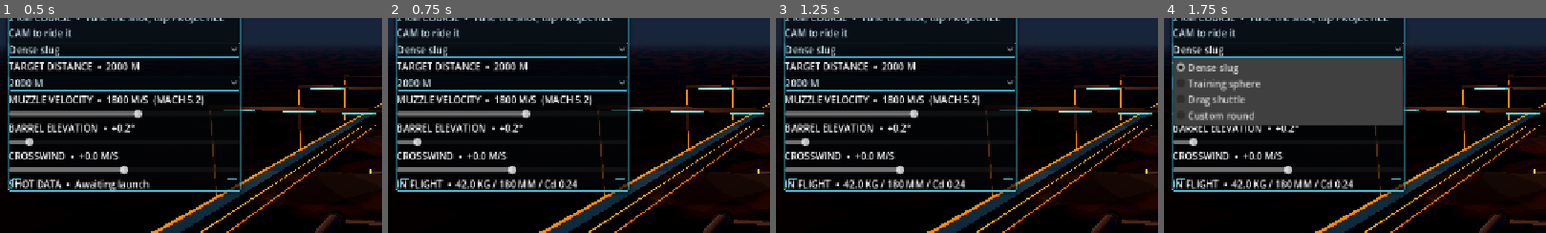
Above: before the commit, frames 1-4 (left to right).
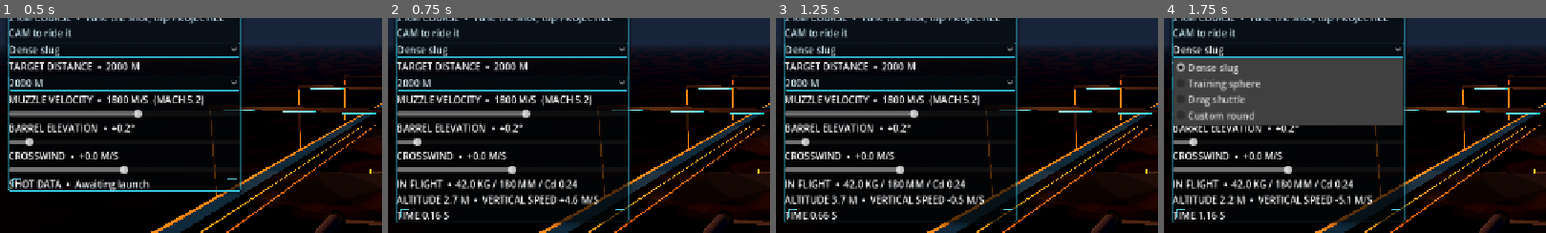
Above: after the commit, the same moments.

Repository: tpylman90-ctrl/Trajectory-Works
Game: Godot game, scene res://scenes/range.tscn
The game is run twice, just before and just after one commit, with the same random seed, the same clock (stepped at 60 frames per second) and the same inputs.
Inputs:
- Up to frame 1 (0.5 s): no input
- Up to frame 2 (0.75 s): click "FIRE TEST SHOT" at 0.5 s
- Up to frame 3 (1.25 s): no input
- Up to frame 4 (1.75 s): click "Dense slug" at 1.25 s
The pictures show only the part of the screen within x 1-51%, y 13-63%; the shares and areas given below are measured in that part.

Frame 1 is identical in both runs. In frame 2, 3.6% of the frame differs, in the area x 2-64%, y 74-97%; in frame 3, 3.6%; in frame 4, 3.5%.

Commit message:
Make projectile descent visible and gravity explicit

Diff:
--- a/project.godot
+++ b/project.godot
@@ -23,6 +23,10 @@
 "events": []
 }
 
+[physics]
+3d/default_gravity=9.80665
+3d/default_gravity_vector=Vector3(0, -1, 0)
+
 [rendering]
 
 renderer/rendering_method="mobile"
--- a/scripts/range.gd
+++ b/scripts/range.gd
@@ -2046,14 +2046,14 @@
 		return
 	var velocity := projectile.linear_velocity
 	var forward := velocity.normalized() if velocity.length_squared() > 1.0 else -projectile.global_transform.basis.z.normalized()
-	# Keep the chase view attached to the shot without pitching straight into empty sky.
-	# A slight downward bias preserves the course and horizon while the projectile remains in frame.
-	var view_forward := Vector3(forward.x, clampf(forward.y * 0.34 - 0.08, -0.35, 0.18), forward.z).normalized()
+	# Follow the true velocity vector so climbs and gravity-driven descent stay visible.
+	var view_forward := forward
 	var altitude := maxf(projectile.global_position.y, 0.0)
 	camera.far = clampf(110000.0 + altitude * 24.0, 110000.0, 15000000.0)
 	camera.fov = 72.0
 	camera.global_position = projectile.global_position - forward * 1.8 + Vector3.UP * 0.58
-	camera.look_at(projectile.global_position + view_forward * 35.0, Vector3.UP)
+	var camera_up := Vector3.UP if absf(view_forward.dot(Vector3.UP)) < 0.98 else Vector3.FORWARD
+	camera.look_at(projectile.global_position + view_forward * 35.0, camera_up)
 
 
 func _on_target_distance_selected(index: int) -> void:
@@ -2122,7 +2122,7 @@
 	projectile.name = "TestProjectile_%02d" % shot_count
 	projectile.mass = float(design.mass)
 	projectile.linear_damp = 0.0
-	projectile.gravity_scale = 0.0
+	projectile.gravity_scale = 1.0
 	projectile.angular_damp = 0.03 if design.shape == "custom" and str(design.get("surface_pattern", "smooth")) != "smooth" else 0.35
 	projectile.continuous_cd = true
 	projectile.contact_monitor = true
@@ -2346,7 +2346,9 @@
 			continue
 		var altitude := maxf(projectile.global_position.y, 0.0)
 		var local_gravity := AIR_GRAVITY * pow(EARTH_RADIUS / (EARTH_RADIUS + altitude), 2.0)
-		projectile.apply_central_force(Vector3.DOWN * projectile.mass * local_gravity)
+		# Use Godot's rigid-body gravity integration, scaled for altitude. This keeps
+		# the ballistic drop active through every physics tick without force buildup.
+		projectile.gravity_scale = local_gravity / AIR_GRAVITY
 		var velocity := projectile.linear_velocity
 		var base_wind := float(projectile.get_meta("wind_x"))
 		var altitude_shear := signf(base_wind) * minf(absf(base_wind) * 0.8, absf(base_wind) * clampf(altitude / 6000.0, 0.0, 0.8))
@@ -2426,6 +2428,15 @@
 			var samples: Array = shot.samples
 			samples.append({"time": shot.time, "position": projectile.global_position, "rotation": projectile.global_transform.b …(283 unchanged characters)…
 			shot.samples = samples
+			if projectile == last_projectile and is_instance_valid(analysis_label):
+				analysis_label.text = "IN FLIGHT  •  %0.1f KG / %0.0f MM / Cd %0.2f\nALTITUDE %0.1f M  •  VERTICAL SPEED %+0.1f M/S\nTIME %0.2f S" % [
+					float(shot.design.mass),
+					float(shot.design.diameter) * 1000.0,
+					float(shot.design.cd),
+					projectile.global_position.y,
+					projectile.linear_velocity.y,
+					float(shot.time)
+				]
 		if shot.time >= MAX_SHOT_FLIGHT_TIME or projectile.global_position.distance_squared_to(shot.origin) >= MAX_SHOT_TRAVEL * MAX_SHOT_TRAVEL:
 			_finish_shot(shot, projectile, "FLIGHT TIME LIMIT", projectile.linear_velocity.length())
 			_remove_projectile(projectile)
